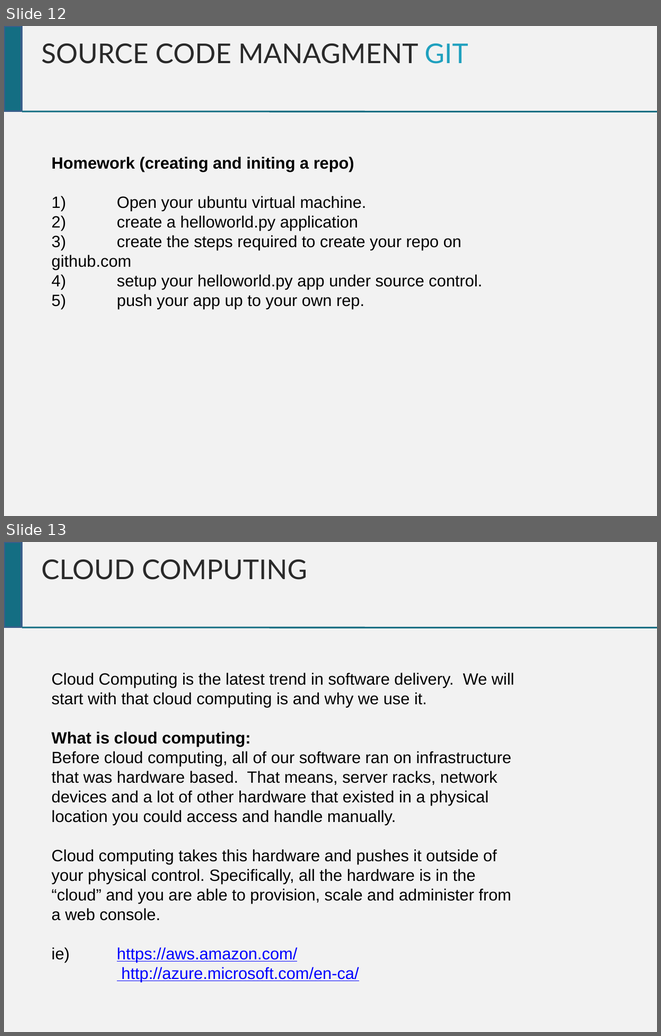
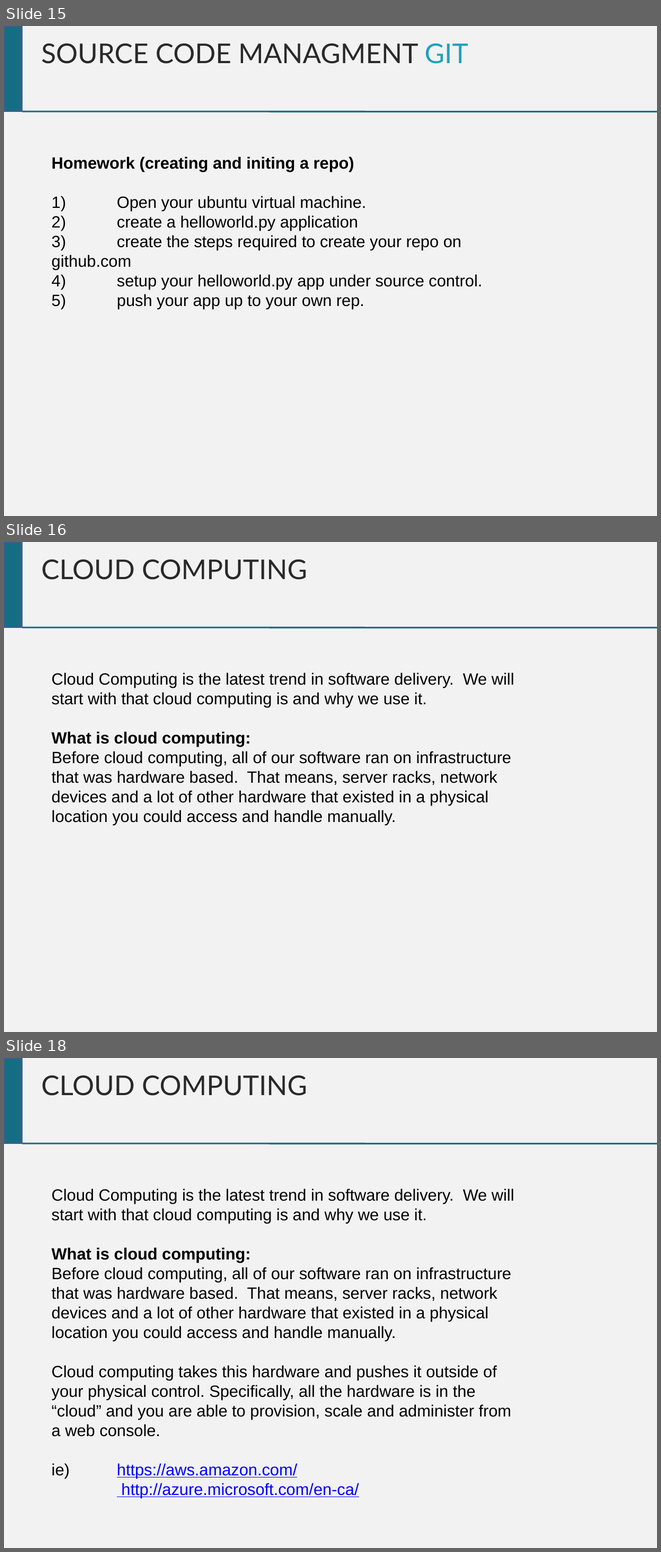
Before and after one commit to chrisgauthier742018/devopscourse, a slide deck: Dev Ops Course.pptx. Shown one above the other, each under a label of ours: slides 12 and 13 before the commit, slides 15, 16 and 18 after it; the slides between them are not shown. The pictures are 661x1036 and 661x1552 pixels, drawn with LibreOffice and Linux fonts; fonts in the diff are those of the drawing. Boxes give left, top, right and bottom in pixels: in the first picture for what was removed or moved away, otherwise in the second. Text is boxed around its words. In the diff, an @@ line names an element or a change of style, - is before the commit and + after.

```diff
--- a/Dev Ops Course.pptx
+++ b/Dev Ops Course.pptx
@@ slide 16 added at bbox=[4, 542, 657, 1032], background #F2F2F2 @@
@@ rectangle added at bbox=[4, 542, 21, 627], fill #146E83, outline #3A5F8C 2 pt @@
@@ text added at bbox=[41, 559, 307, 580], 30 pt, text #292929 @@
+CLOUD COMPUTING
@@ line added from (21, 627) to (657, 627), #146E83 1.76 pt @@
@@ text added at bbox=[52, 672, 514, 824], 18 pt, text #000000 @@
+Cloud Computing is the latest trend in software delivery. We will start with that cloud computing is and why we use it.
+What is cloud computing:
+Before cloud computing, all of our software ran on infrastructure that was hardware based. That means, server racks, network devices and a lot of other hardware that existed in a physical location you could access and handle manually.
@@ what was slide 12 is now slide 15 @@
@@ what was slide 13 is now slide 18 @@
```
Also in this commit, not shown: 3 slides changed, 6 other slides added, 1 slide removed.
